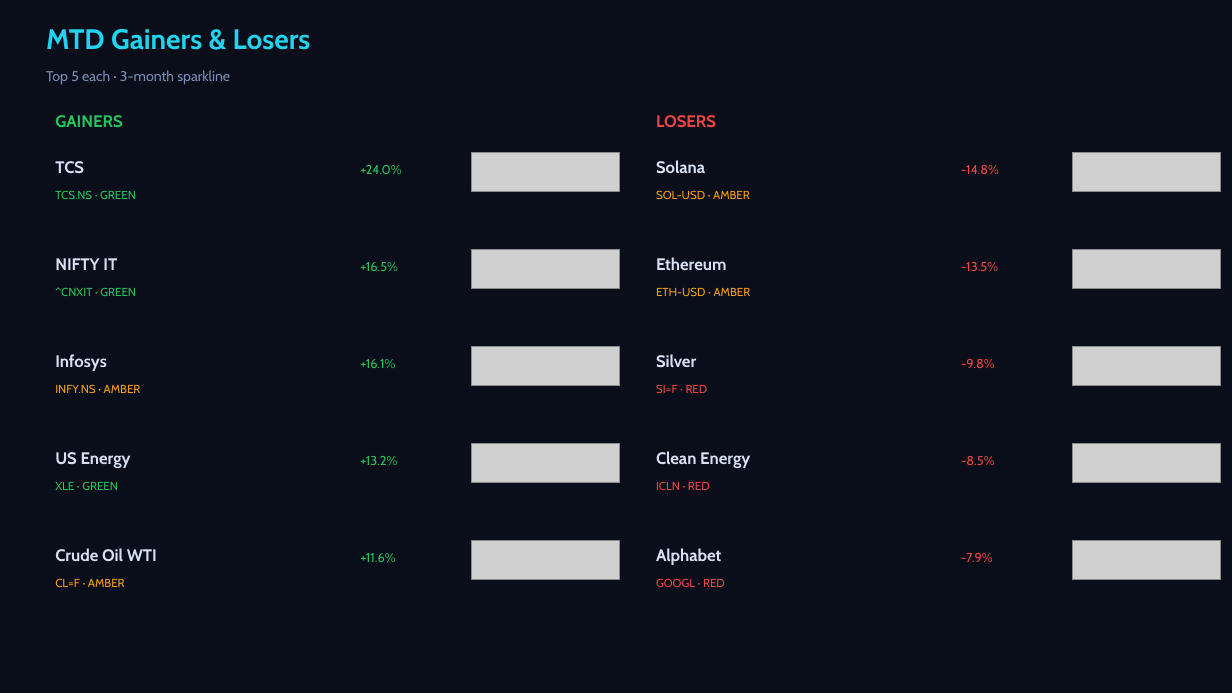
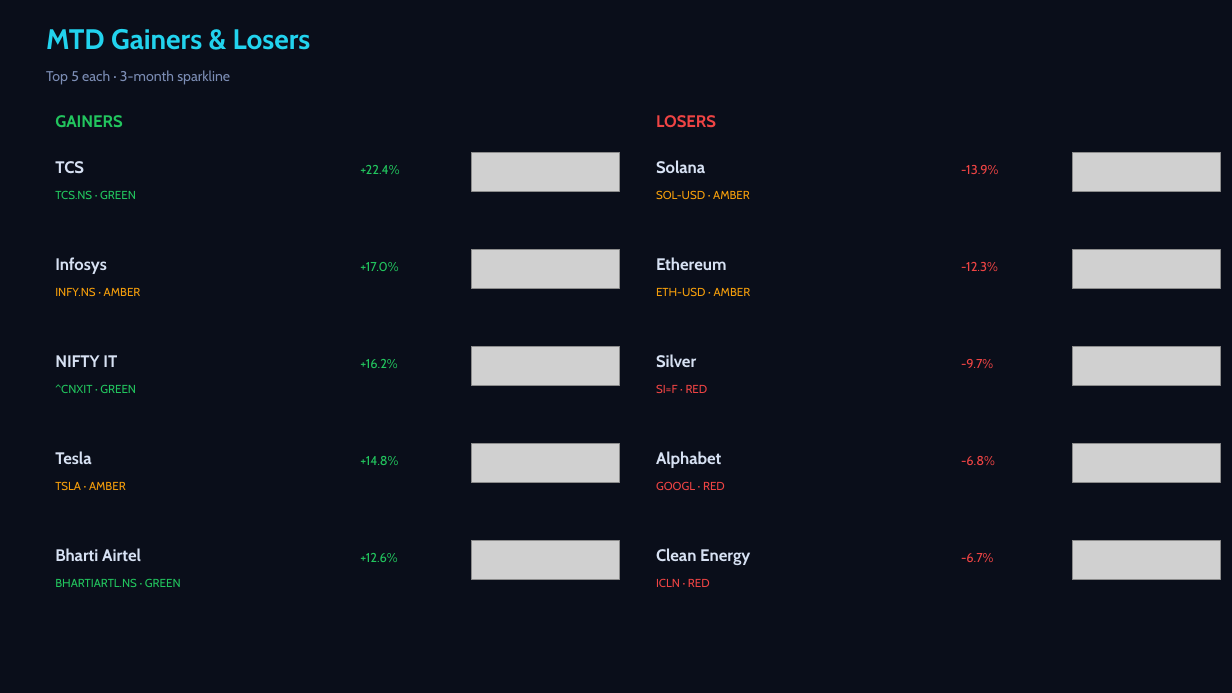
Before and after one commit to Pravkum23/pmr-terminal, a slide deck: slide 2 of docs/pmr_daily.pptx. Drawn at 1232x693 pixels with LibreOffice and Linux fonts; fonts in the diff are those of the drawing; grey boxes stand for pictures. Boxes give left, top, right and bottom in pixels: in the first picture for what was removed or moved away, otherwise in the second. Text is boxed around its words. In the diff, an @@ line names an element or a change of style, - is before the commit and + after.

```diff
--- a/docs/pmr_daily.pptx
+++ b/docs/pmr_daily.pptx
@@ text at <box>360,165,399,174</box>: text changed @@
-+24.0%
++22.4%
@@ text at <box>961,165,998,174</box>: text changed @@
--14.8%
+-13.9%
@@ text at <box>360,262,398,271</box>: text changed @@
-+16.5%
++17.0%
@@ text at <box>961,262,998,271</box>: text changed @@
--13.5%
+-12.3%
@@ 3 texts: place and size @@
-3 texts at <box>55,354,721,565</box>
+3 texts at <box>55,257,721,468</box>
@@ text at <box>360,359,397,368</box>: text changed @@
-+16.1%
++16.2%
@@ text at <box>961,359,993,368</box>: text changed @@
--9.8%
+-9.7%
@@ text at <box>55,451,91,464</box>: text changed @@
-US Energy
+Tesla
@@ text at <box>360,456,398,465</box>: text changed @@
-+13.2%
++14.8%
@@ text at <box>961,456,995,465</box>: text changed @@
--8.5%
+-6.8%
@@ text at <box>55,481,126,490</box>: text changed; text colour #22C55E to #F59E0B @@
-XLE · GREEN
+TSLA · AMBER
@@ text at <box>656,481,725,490</box>: text changed @@
-ICLN · RED
+GOOGL · RED
@@ text at <box>55,548,141,561</box>: text changed @@
-Crude Oil WTI
+Bharti Airtel
@@ text at <box>360,553,397,562</box>: text changed @@
-+11.6%
++12.6%
@@ 3 texts: place and size @@
-3 texts at <box>55,258,750,468</box>
+3 texts at <box>55,355,750,565</box>
@@ text at <box>961,553,993,562</box>: text changed @@
--7.9%
+-6.7%
@@ text at <box>55,579,181,587</box>: text changed; text colour #F59E0B to #22C55E @@
-CL=F · AMBER
+BHARTIARTL.NS · GREEN
@@ text at <box>656,578,710,587</box>: text changed @@
-GOOGL · RED
+ICLN · RED
```
Also in this commit, not shown: 3 other slides changed, 3 other files.
